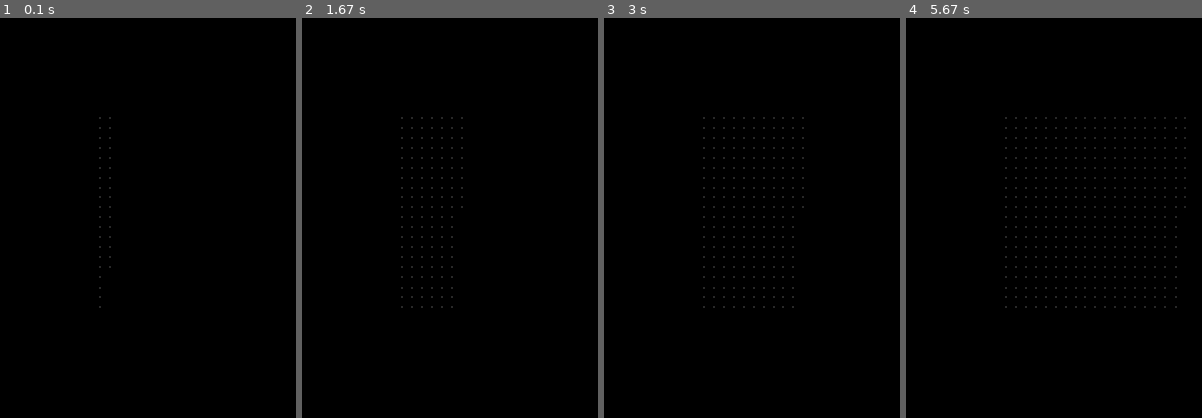
Above: before the commit, frames 1-4 (left to right).
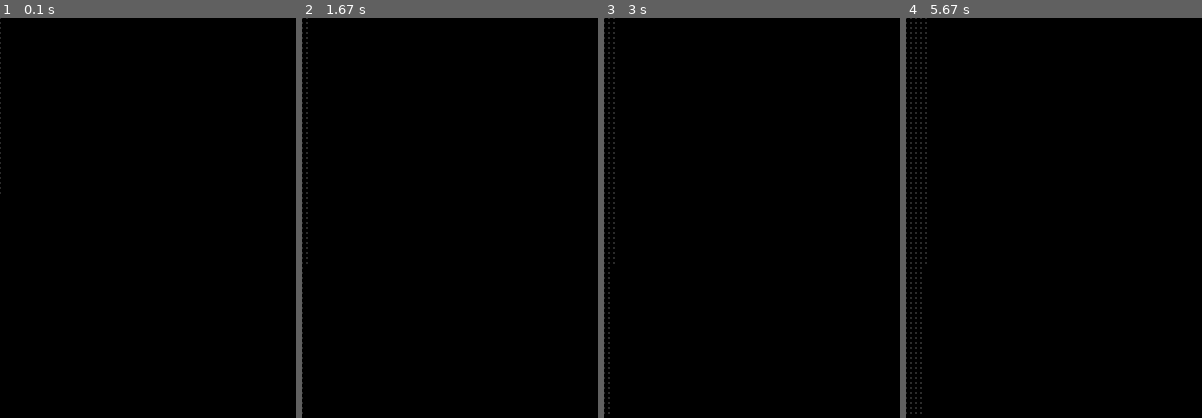
Above: after the commit, the same moments.

Repository: tim-le-large/NN-Circle
Game: pygame game, started from main.py
The game is run twice, just before and just after one commit, with the same random seed, the same clock (stepped at 60 frames per second) and the same inputs.
Inputs:
- Up to frame 1 (0.1 s): no input
- Up to frame 2 (1.67 s): no input
- Up to frame 3 (3 s): no input
- Up to frame 4 (5.67 s): no input

The runs differ from the first frame. In frame 1, 0.2% of the frame differs, in the area x 0-38%, y 0-73%; in frame 2, 0.7%; in frame 3, 1.3%; in frame 4, 2.4%, in the area x 0-95%, y 0-99%.

Commit message:
update circle image

Diff:
--- a/NNBasic.py
+++ b/NNBasic.py
@@ -105,8 +105,8 @@
                 print('>epoch=%d, lrate=%.3f, error=%.3f' % (epoch, l_rate, sum_error))
 
     def visualize_epoch(self):
-        for x in np.arange(-1.0, 1.0, 0.1, dtype=float):
-            for y in np.arange(-1.0, 1.0, 0.1, dtype=float):
+        for x in np.arange(-2.0, 2.0, 0.05, dtype=float):
+            for y in np.arange(-2.0, 2.0, 0.05, dtype=float):
                 prediction = self.forward_propagate([x, y, 0.8])
                 # print(prediction)
                 self.pygame.draw(200 + x * 100, 200 + y * 100,
Binary file changed: learn.png
